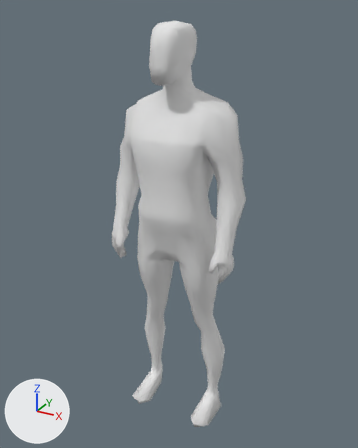
Two versions of the Blender file Assets/Axtras/Models/Human/Human Body.blend, one commit apart.
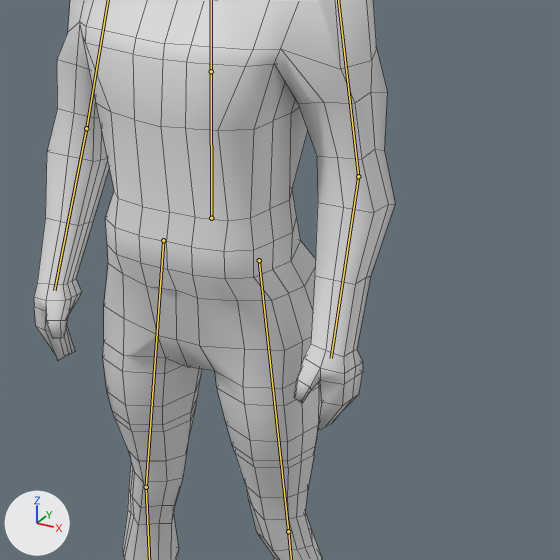
Each version is shown whole from a camera (50 mm lens) standing at (0.751, -1.358, 1.449) and looking at (0.027, -0.041, 0.791), then close up on the part from 28% to 86% of the width and 28% to 74% of the height. The axes (+X, +Y, +Z) are drawn at lower left. The lights are the same throughout. The bones that bend it are drawn over the model as lines in the close-ups. The close-ups show mesh edges as thin lines.

Objects in the first close-up: 'male body'.
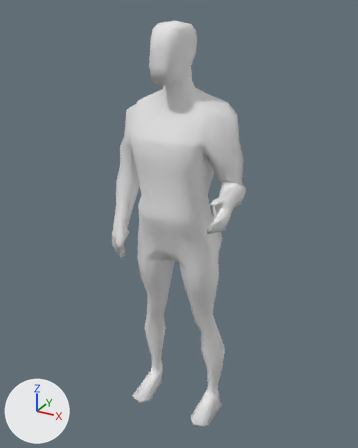
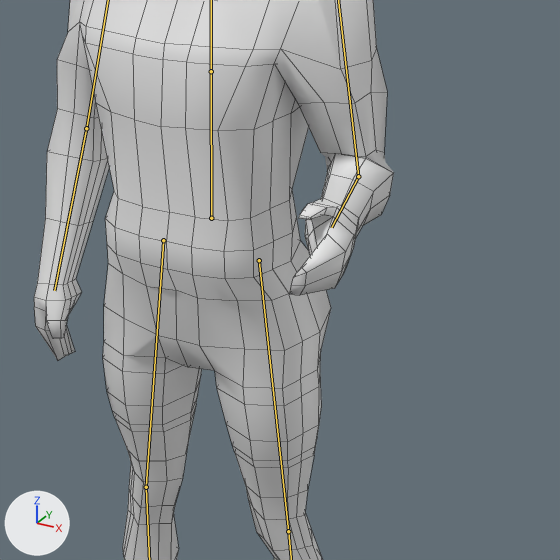
The newer file adds an action. The first version stands in its rest pose; the second is drawn at frame 1 of the action 'Boss'.

Edits to the scene script, one JSON object a line:
```json
{"block": "bone_bone_005", "where": "bone_bone_005 = bpy.data.objects['Armature'].pose.bones['Bone.005']  # child of 'Bone.004'"}
{"op": "set", "path": "bone_bone_005.rotation_quaternion", "old": "(1.0, 0.0, 0.0, 0.0)", "new": "(0.772, 0.604, -0.195, 0.024)", "note": "degrees (0, 0, 0) -> degrees (78, -19, -12)"}
```

What differs and where, as boxes (x1, y1, x2, y2) in the close-ups (560 x 560 px):
```json
{"object": "male body", "change": "posed", "before": [34, 0, 395, 560], "after": [34, 0, 394, 560]}
{"bone": "Bone.005", "before": "(358, 176) to (331, 358)", "after": "(358, 176) to (331, 227)"}
```
